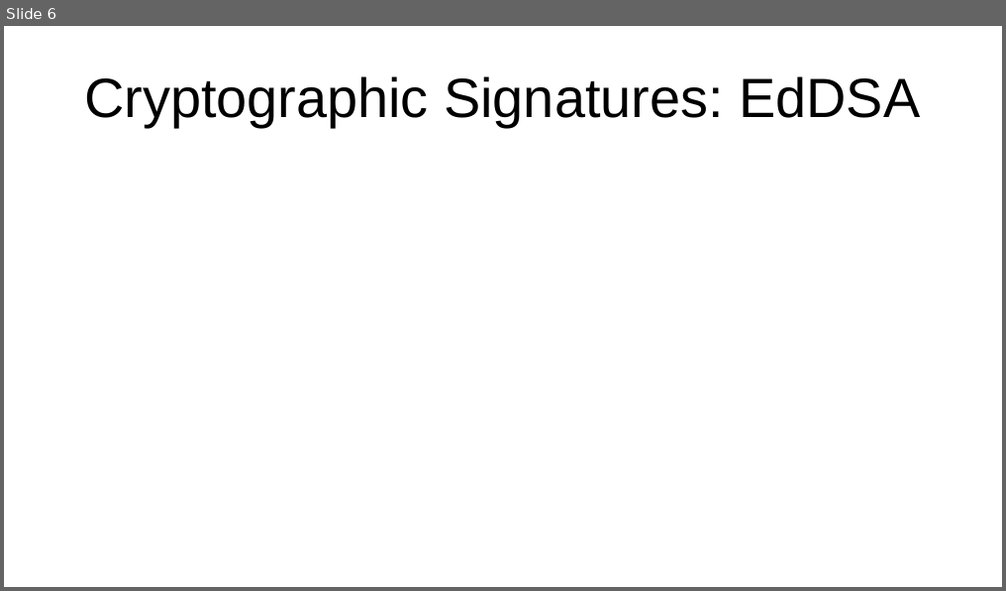
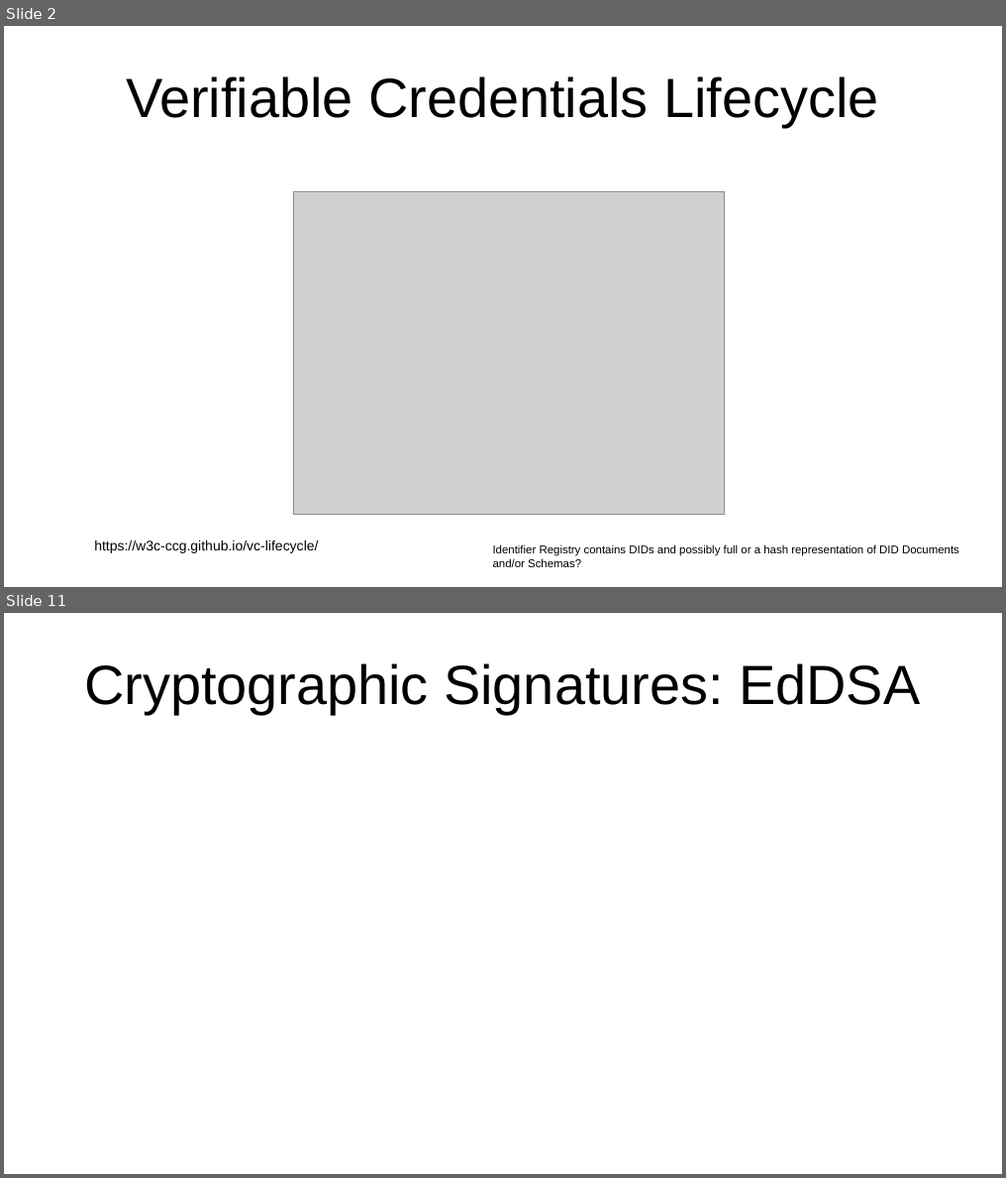
Before and after one commit to bshambaugh/Explorations-of-Category-Theory-for-Self-Sovereign-Identity, a slide deck: resources/IIW35_fA2022_cat_theory_for_SSI.odp. Shown one above the other, each under a label of ours: slide 6 before the commit, slides 2 and 11 after it; the slides between them are not shown. The pictures are 1006x591 and 1006x1178 pixels, drawn with LibreOffice and Linux fonts; fonts in the diff are those of the drawing; grey boxes stand for pictures. Boxes give left, top, right and bottom in pixels: in the first picture for what was removed or moved away, otherwise in the second. Text is boxed around its words. In the diff, an @@ line names an element or a change of style, - is before the commit and + after.

```diff
--- a/resources/IIW35_fA2022_cat_theory_for_SSI.odp
+++ b/resources/IIW35_fA2022_cat_theory_for_SSI.odp
@@ slide 2 added at (4, 26, 1002, 587), background #FFFFFF @@
@@ title added at (126, 76, 878, 127), 44 pt, text #000000 @@
+Verifiable Credentials Lifecycle
@@ picture added at (294, 191, 724, 515) @@
@@ text added at (94, 541, 318, 554), 11 pt, text #000000 @@
+https://w3c-ccg.github.io/vc-lifecycle/
@@ text added at (493, 545, 959, 568), 9 pt, text #000000 @@
+Identifier Registry contains DIDs and possibly full or a hash representation of DID Documents
+and/or Schemas?
@@ what was slide 6 is now slide 11 @@
```
Also in this commit, not shown: 5 slides changed, 9 other slides added, 3 slides removed, 1 other file.
